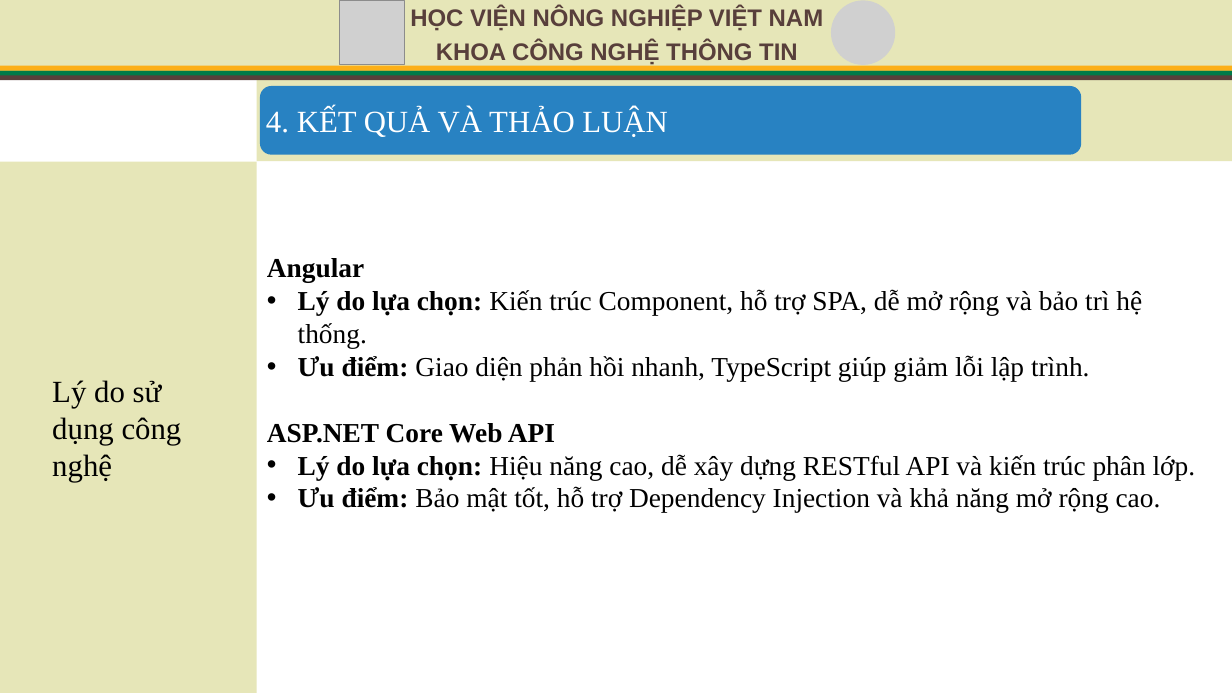
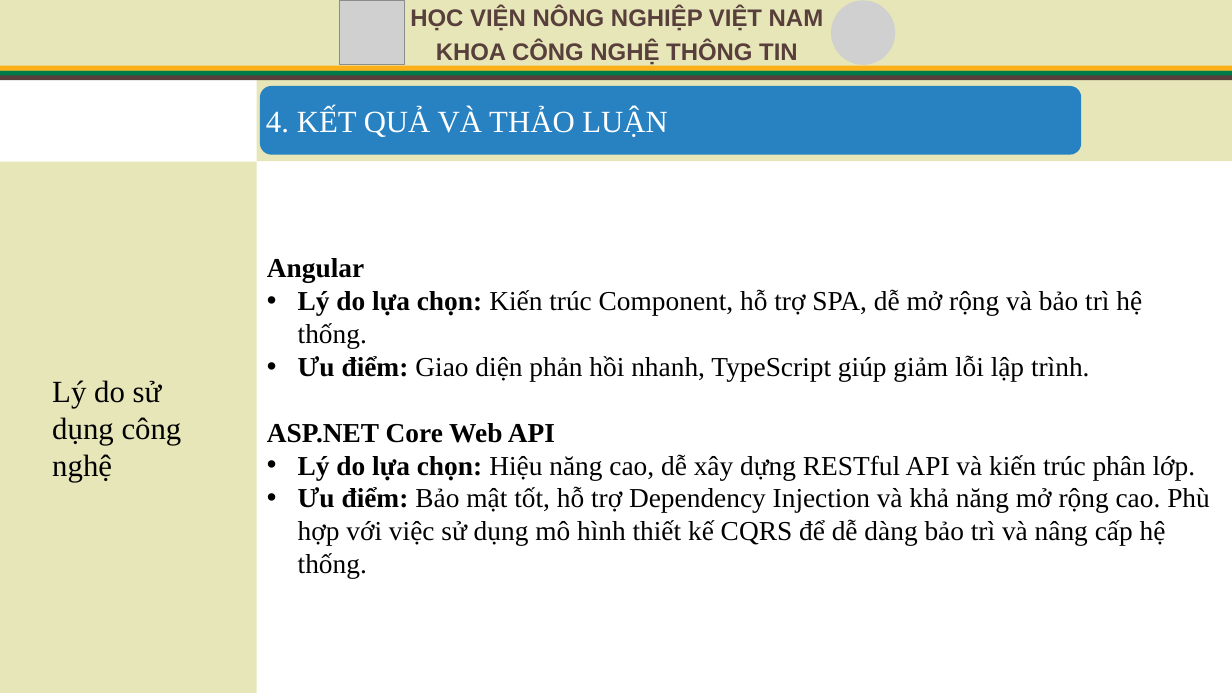
Before and after one commit to HungTran1412/veterinary-clinic-api, a slide deck: slide 19 of VeterinaryClinic.API/wwwroot/Document/TrinhChieu_KLTN.pptx. Drawn at 1232x693 pixels with LibreOffice and Linux fonts; fonts in the diff are those of the drawing; grey boxes stand for pictures. Boxes give left, top, right and bottom in pixels: in the first picture for what was removed or moved away, otherwise in the second. Text is boxed around its words. In the diff, an @@ line names an element or a change of style, - is before the commit and + after.

```diff
--- a/VeterinaryClinic.API/wwwroot/Document/TrinhChieu_KLTN.pptx
+++ b/VeterinaryClinic.API/wwwroot/Document/TrinhChieu_KLTN.pptx
@@ text at (298,487,1210,578): text changed @@
-• Ưu điểm: Bảo mật tốt, hỗ trợ Dependency Injection và khả năng mở rộng cao.
+• Ưu điểm: Bảo mật tốt, hỗ trợ Dependency Injection và khả năng mở rộng cao. Phù hợp với việc sử dụng mô hình thiết kế CQRS để dễ dàng bảo trì và nâng cấp hệ thống.
```
Also in this commit, not shown: 2 other slides changed, 1 other file.
